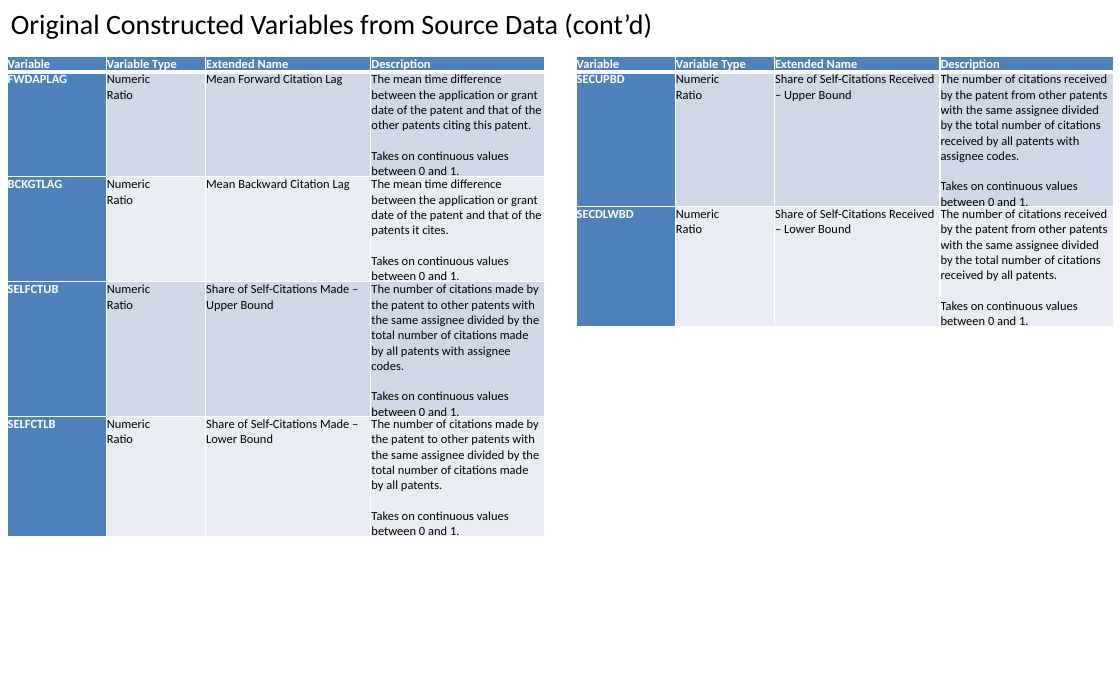
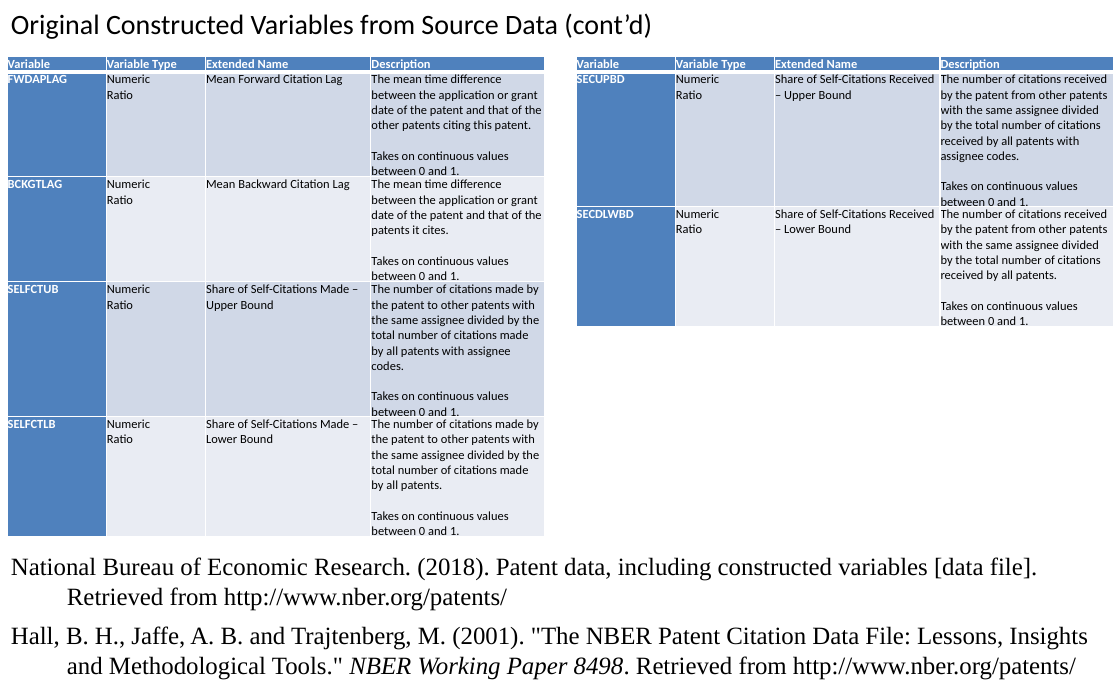
Before and after one commit to SLU-Courses-Townes/SOC6100, a slide deck: slide 7 of Presentations/Presentation02/Townes_SOC6100_Presentation02.pptx (slide 6 before the commit). Drawn at 1120x700 pixels with LibreOffice and Linux fonts; fonts in the diff are those of the drawing. Boxes give left, top, right and bottom in pixels: in the first picture for what was removed or moved away, otherwise in the second. Text is boxed around its words. In the diff, an @@ line names an element or a change of style, - is before the commit and + after.

```diff
--- a/Presentations/Presentation02/Townes_SOC6100_Presentation02.pptx
+++ b/Presentations/Presentation02/Townes_SOC6100_Presentation02.pptx
@@ text added at (11,557,1088,680), 16 pt, text #000000 @@
+National Bureau of Economic Research. (2018). Patent data, including constructed variables [data file]. Retrieved from http://www.nber.org/patents/
+Hall, B. H., Jaffe, A. B. and Trajtenberg, M. (2001). "The NBER Patent Citation Data File: Lessons, Insights and Methodological Tools." NBER Working Paper 8498. Retrieved from http://www.nber.org/patents/
```
Also in this commit, not shown: 10 other slides changed, 10 slides added, 2 slides removed, 9 other files.
